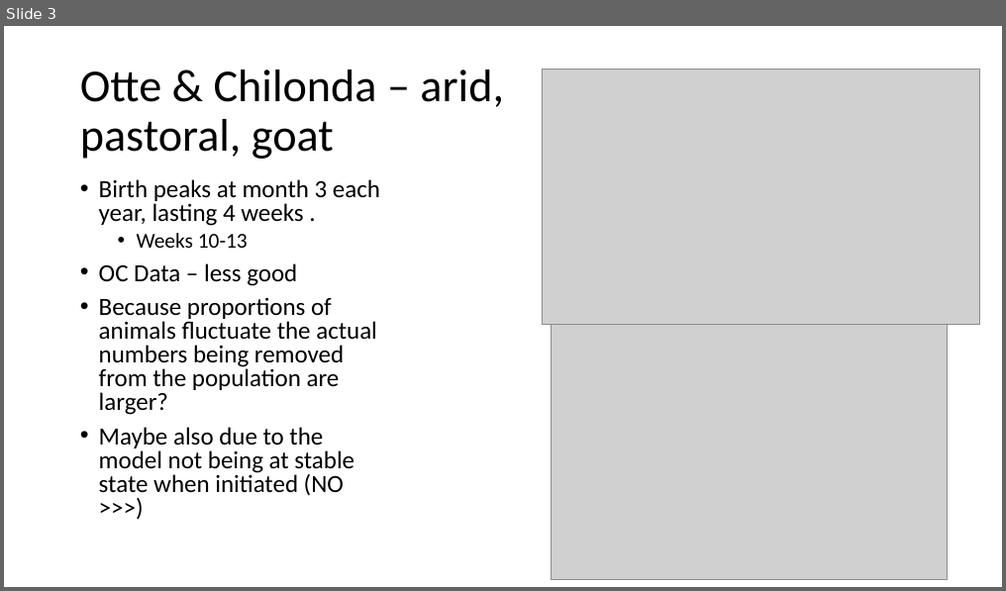
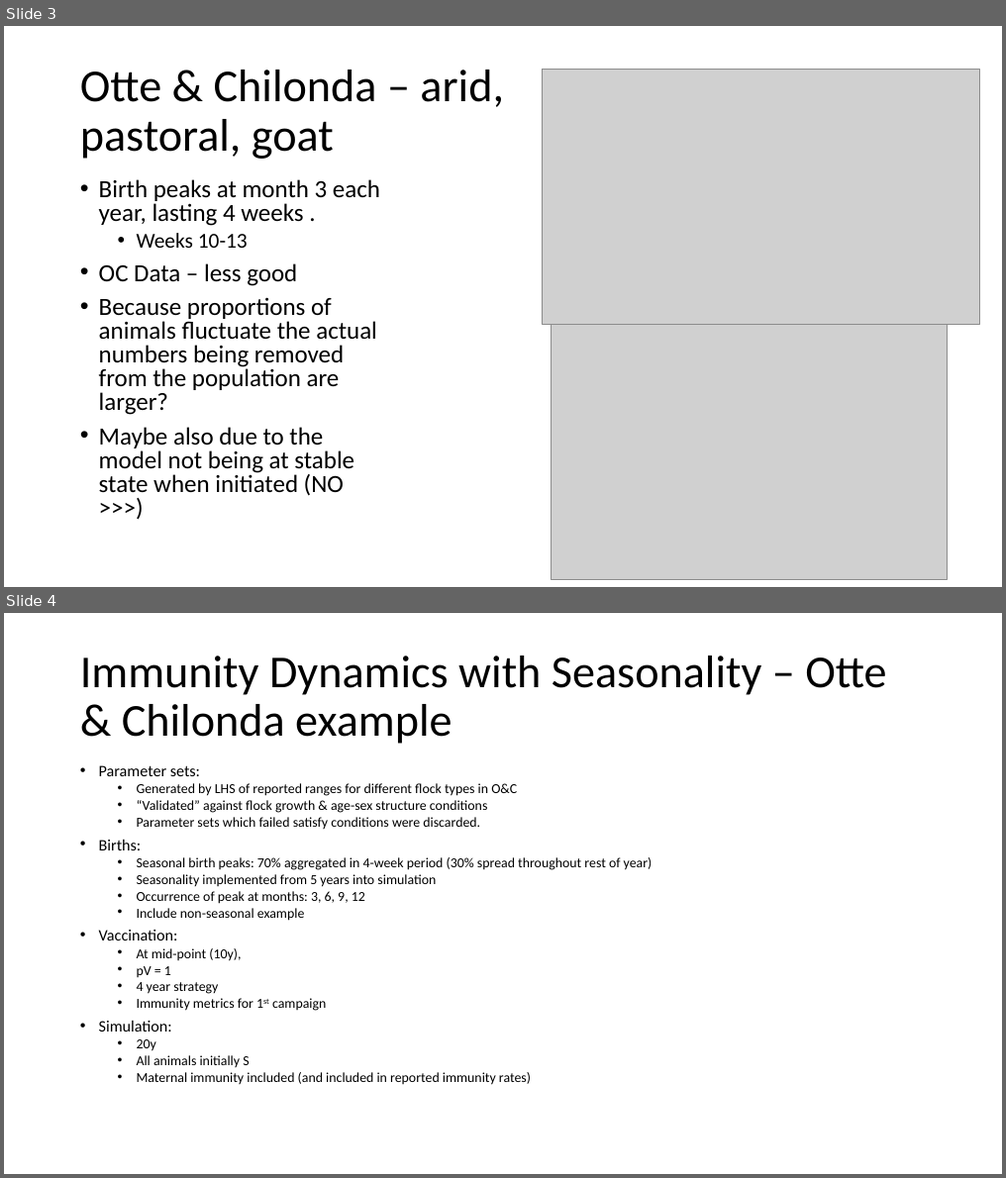
Before and after one commit to BethSavagar/demographic_model_1, a slide deck: presentations/seasonalbirths.pptx. Shown one above the other, each under a label of ours: slide 3 before the commit, slides 3 and 4 after it. The pictures are 1006x591 and 1006x1178 pixels, drawn with LibreOffice and Linux fonts; fonts in the diff are those of the drawing; grey boxes stand for pictures. Boxes give left, top, right and bottom in pixels: in the first picture for what was removed or moved away, otherwise in the second. Text is boxed around its words. In the diff, an @@ line names an element or a change of style, - is before the commit and + after.

Commit message:
vaccination with seasonality plot edits

```diff
--- a/presentations/seasonalbirths.pptx
+++ b/presentations/seasonalbirths.pptx
@@ slide 4 added at bbox=[4, 613, 1002, 1174], background #FFFFFF @@
@@ title added at bbox=[80, 656, 886, 744], 44 pt, text #000000 @@
+Immunity Dynamics with Seasonality – Otte & Chilonda example
@@ text added at bbox=[99, 765, 652, 1085], 13.2 pt, text #000000 @@
+• Parameter sets:
+  • Generated by LHS of reported ranges for different flock types in O&C
+  • “Validated” against flock growth & age-sex structure conditions
+  • Parameter sets which failed satisfy conditions were discarded.
+• Births:
+  • Seasonal birth peaks: 70% aggregated in 4-week period (30% spread throughout rest of year)
+  • Seasonality implemented from 5 years into simulation
+  • Occurrence of peak at months: 3, 6, 9, 12
+  • Include non-seasonal example
+• Vaccination:
+  • At mid-point (10y),
+  • pV = 1
+  • 4 year strategy
+  • Immunity metrics for 1st campaign
+• Simulation:
+  • 20y
+  • All animals initially S
+  • Maternal immunity included (and included in reported immunity rates)
```
Also in this commit, not shown: 1 slide changed, 3 other slides added, 1 other file.
